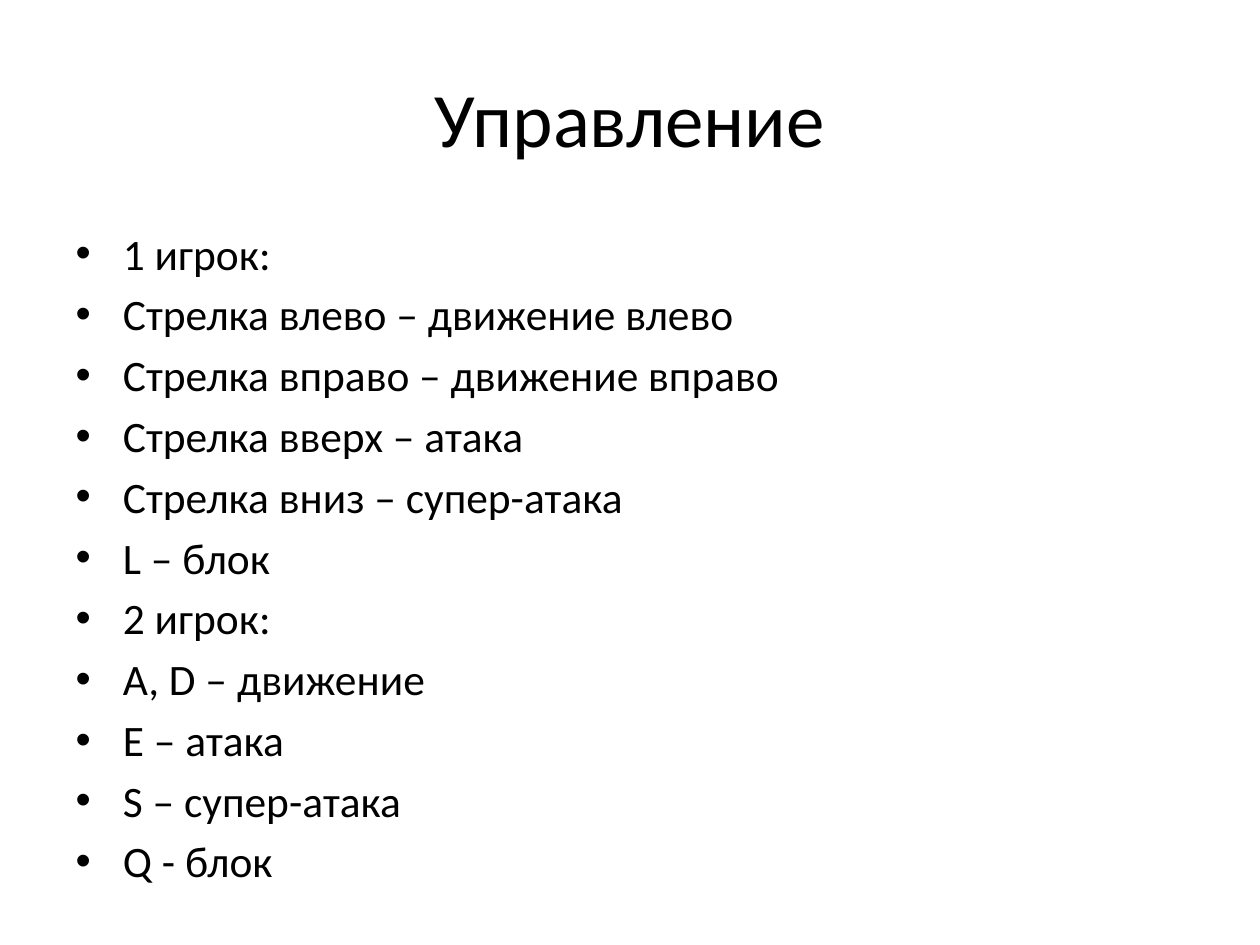
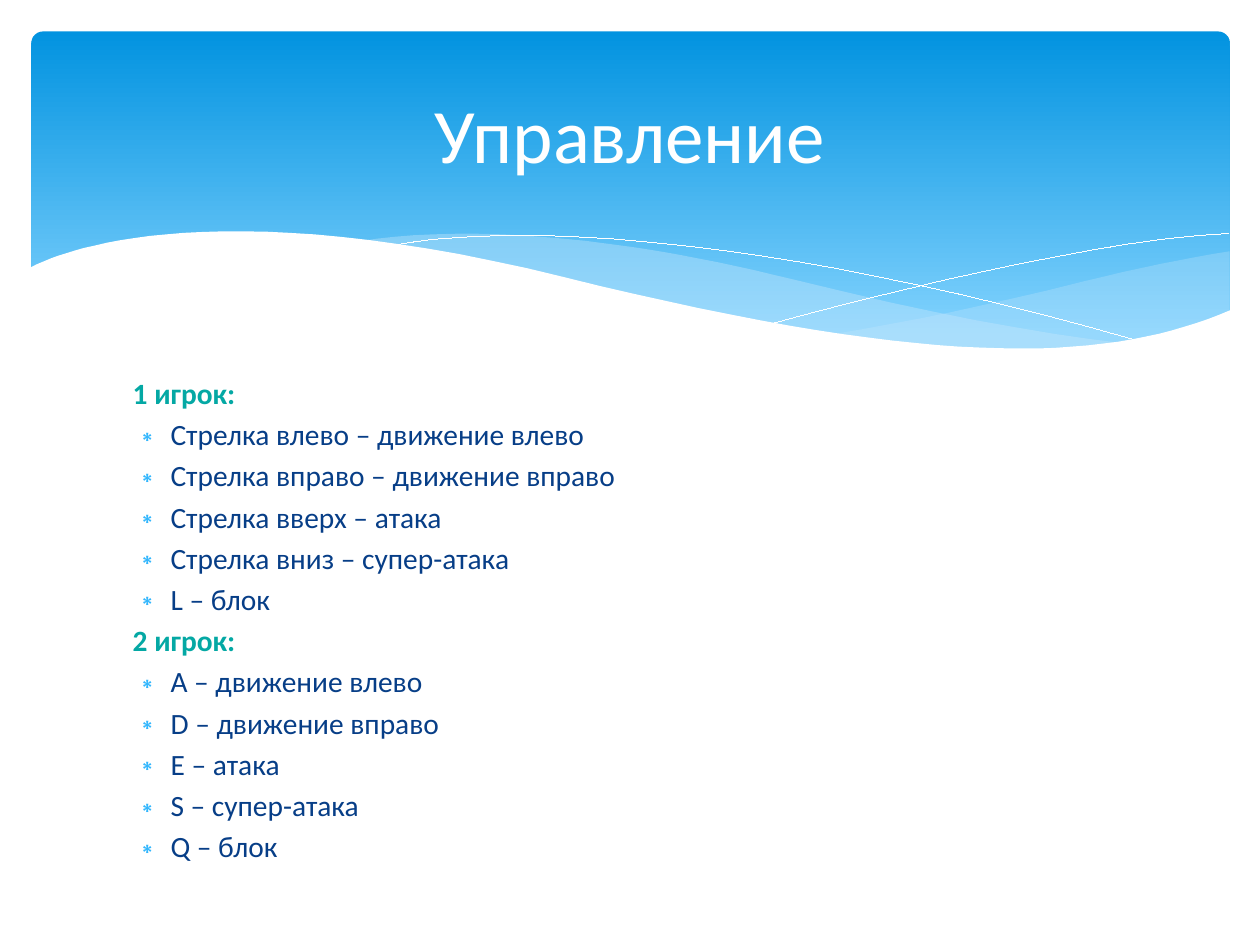
Before and after one commit to NikitaYandex/Project_pygame, a slide deck: slide 9 of Проект pygame.pptx. Drawn at 1260x945 pixels with LibreOffice and Linux fonts; fonts in the diff are those of the drawing. Boxes give left, top, right and bottom in pixels: in the first picture for what was removed or moved away, otherwise in the second. Text is boxed around its words. In the diff, an @@ line names an element or a change of style, - is before the commit and + after.

```diff
--- a/Проект pygame.pptx
+++ b/Проект pygame.pptx
@@ rounded rectangle added at [32,32,1230,372], fill gradient #0293E0 to #83D3FE @@
@@ title "Управление": place and size @@
-title "Управление" at [435,97,825,160]
+title "Управление" at [435,113,825,176]
@@ title "Управление" at [435,113,825,176]: text colour #000000 to #FFFFFF @@
@@ group added at [29,232,1231,415]: 5 freeform shapes @@
@@ text "1 игрок:": place and size @@
-text "1 игрок:" at [123,242,779,824]
+text "1 игрок:" at [133,385,614,861]
@@ text at [133,385,614,821]: size 24.8 to 16.8 pt in "1 игрок:", "Стрелка влево – движение влево", "Стрелка вправо – движение вправо", "Стрелка вверх – атака" and 5 more places; text colour #000000 to #04A8A4, bold on in "1 игрок:", "2 игрок:"; text colour #000000 to #073E87 in "Стрелка влево – движение влево", "Стрелка вправо – движение вправо", "Стрелка вверх – атака", "Стрелка вниз – супер-атака" and 3 more places; bullet • to none; less space between paragraphs; bullet • to ∗ @@
@@ text at [171,673,438,739]: text changed; size 24.8 to 16.8 pt; text colour #000000 to #073E87 @@
-• A, D – движение
+∗ A – движение влево
+∗ D – движение вправо
@@ text at [171,837,277,861]: text changed; size 24.8 to 16.8 pt; text colour #000000 to #073E87 @@
-• Q - блок
+∗ Q – блок
```
Also in this commit, not shown: 10 other slides changed, 1 other file.
